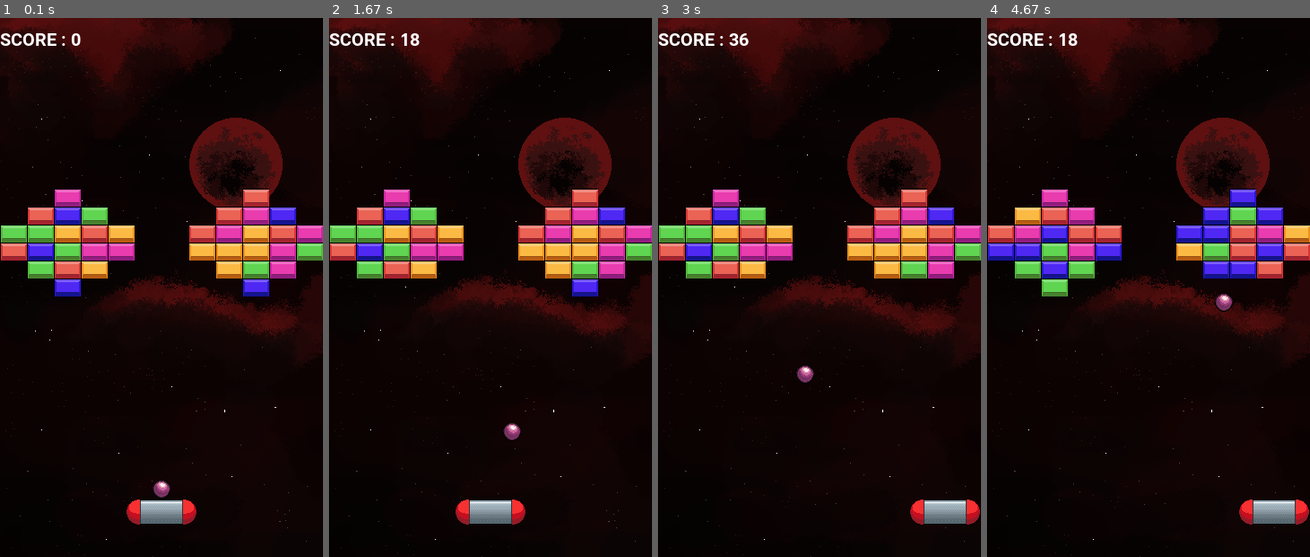
Above: before the commit, frames 1-4 (left to right).
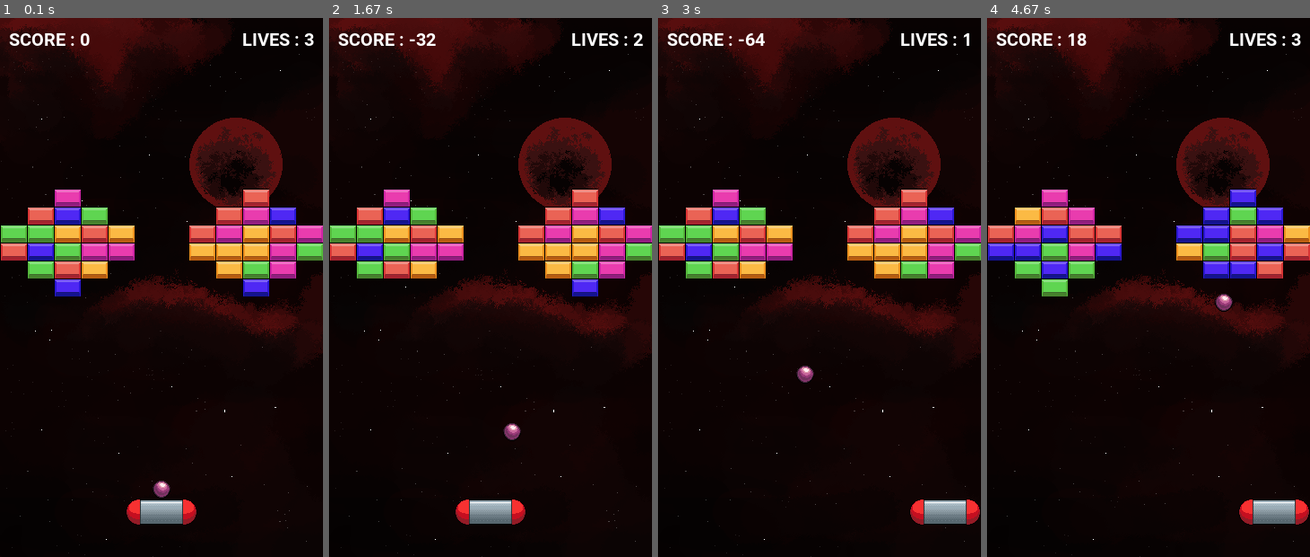
Above: after the commit, the same moments.

Repository: Tequila-Mockingbird-Chevaliers/pygameSummerJam
Game: pygame game, started from main.py
The game is run twice, just before and just after one commit, with the same random seed, the same clock (stepped at 60 frames per second) and the same inputs.
Inputs:
- Up to frame 1 (0.1 s): no input
- Up to frame 2 (1.67 s): tap Space at 0.33, 0.73, 1.03, 1.23, 1.53 s; hold Right 0.67-1.13 s; hold Right 1.17-1.63 s
- Up to frame 3 (3 s): hold Left 1.67-2.2 s; tap Space at 1.73, 2.03, 2.3, 2.6, 2.73 s; hold Left 2.23-2.63 s; hold Right from 2.67 s (still down)
- Up to frame 4 (4.67 s): tap Space at 3.03, 3.4, 3.7, 3.9, 4.2, 4.4 s; release Right at 3.3 s; hold Left 3.33-3.8 s; hold Right 3.83-4.3 s; hold Right from 4.33 s (still down)

The runs differ from the first frame. In frame 1, 0.7% of the frame differs, in the area x 0-98%, y 2-6%; in frame 2, 0.8%; in frame 3, 0.8%; in frame 4, 0.8%.

Commit message:
Display lives and decrease score when loosing a life

Diff:
--- a/src/assets.py
+++ b/src/assets.py
@@ -63,6 +63,7 @@
         self.laser = load_image(const.LASER_IMAGE, transparent_color=(255, 255, 255))
 
         self.score_font = pygame.font.Font(const.FONT_FILE, 20)
+        self.lives_font = pygame.font.Font(const.FONT_FILE, 20)
 
         default_font = pygame.font.Font(const.FONT_FILE, 50)
         self.defeat_text = default_font.render("GAME OVER", True, pygame.Color("white"))
--- a/src/constants.py
+++ b/src/constants.py
@@ -19,6 +19,8 @@
 SPACESHIP_SPAWN_TIMER = 3500
 SPACESHIP_SHOOT_TIMER = 2350
 LASER_SPEED = 7
+
+NO_LIVES = 3
 
 MAX_LEVEL = 3
 TIMER_BETWEEN_LEVELS = 2000
--- a/src/scenes/game_scene.py
+++ b/src/scenes/game_scene.py
@@ -174,6 +174,7 @@
         if self.game_state.lives <= 0:
             self.game_state.defeat = True
         else:
+            self.game_state.score -= 50
             self.initialize_new_play()
 
     def handle_victory(self):
--- a/src/state/game_state.py
+++ b/src/state/game_state.py
@@ -3,7 +3,7 @@
 
 import math
 
-from src.constants import TIMER_BETWEEN_LEVELS
+from src.constants import TIMER_BETWEEN_LEVELS, NO_LIVES
 from src.entities.object_manager import ObjectManager
 from src.assets import Assets
 from src.timer import Timer
@@ -31,7 +31,7 @@
         """
         self.timer_before_next_level.stop_timer()
         self.start_time: float = 0
-        self.lives: int = 3
+        self.lives: int = NO_LIVES
         self.in_play: bool = False
         self.defeat: bool = False
         self.victory: bool = False
@@ -67,7 +67,13 @@
         score_text = self.assets.score_font.render(
             f"SCORE : {self.score}", True, pygame.Color("white")
         )
-        screen.blit(score_text, (0, self.assets.score_font.get_height() // 2))
+        screen.blit(score_text, (10, self.assets.score_font.get_height() // 2))
+
+        lives_text = self.assets.lives_font.render(
+            f"LIVES : {self.lives}", True, pygame.Color("white")
+        )
+        screen.blit(lives_text, (screen.get_width() - lives_text.get_width() - 10, self.assets.lives_font.get_height() // 2))
+
         if self.defeat:
             GameState.__blit_text_at_center(screen, self.assets.defeat_text)
 
